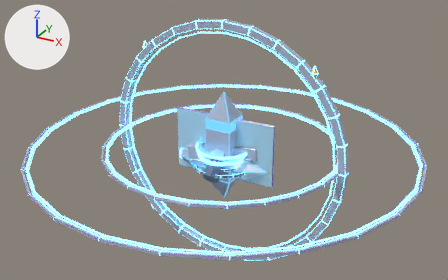
Two versions of the FBX model assets/export/worlds/sky_citadel/sky_citadel_props.fbx, one commit apart.
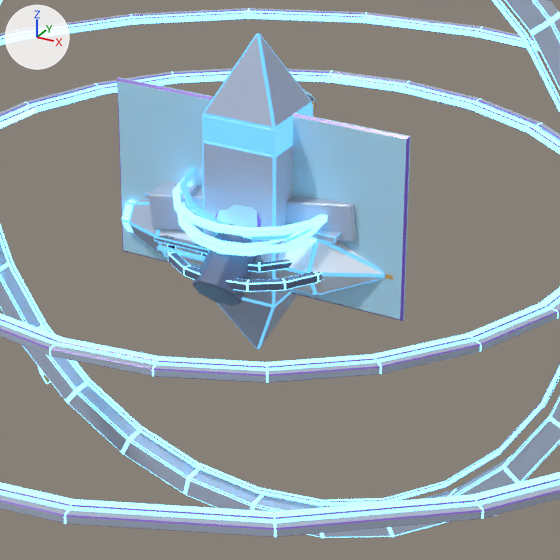
Each version appears first whole from a 50 mm lens placed at (75.1, -136.6, 70.3), pointed at (-0.4, 0.6, 1.7), and next in a close-up on the part from 31% to 73% of the width and 29% to 96% of the height. Arrows for +X, +Y and +Z are at upper left; the lights stay in place. The first two pictures are the older version. Where no turn or scale is listed for an object, it has been applied to the vertices.

Objects in the first close-up: 'fix_forcefield_a', 'prop_beacon_c', 'prop_halo_a', 'prop_halo_c', 'prop_hoop_a', 'prop_keel_ring_a', 'prop_keel_ring_b', 'prop_lintel_a', 'prop_pylon_a', 'prop_skiff_a', 'prop_telescope_a' and 3 more.
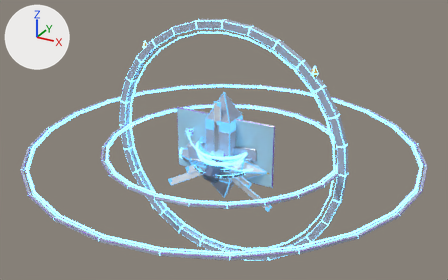
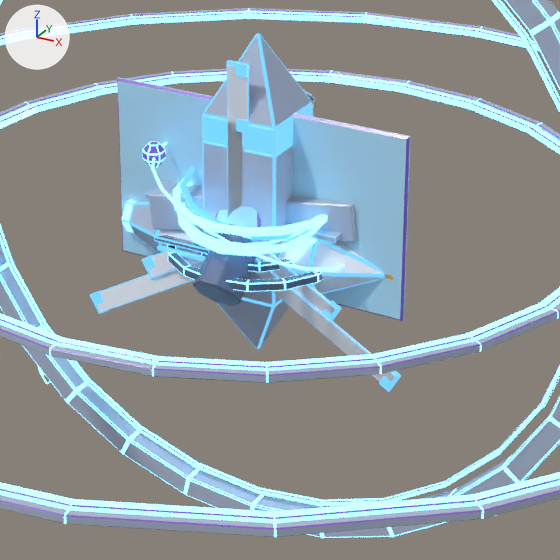
Pixel boxes (x1, y1, x2, y2) of what changed, in the close-ups (560 x 560 px):
'prop_turbine_rotor_a', added: after (90, 60, 401, 392)
    faces in mat_sc_citadelwhite (white #e8ecf4): (98, 66, 396, 381)
    faces in mat_sc_azuredim (blue #4680a8, glowing blue #4680a8): (90, 60, 401, 392)
'prop_turbine_rotor_b', added: after (141, 119, 342, 321)
    faces in mat_sc_citadelwhite (white #e8ecf4): (149, 122, 336, 314)
    faces in mat_sc_azuredim (blue #4680a8, glowing blue #4680a8): (141, 119, 342, 321)
'prop_orrery_ring_b', added: after (142, 141, 344, 271)
    faces in mat_sc_azureneon (blue #78d2ff, glowing blue #78d2ff): (142, 141, 344, 271)
    faces in mat_sc_citadelviolet (purple #8a60d2): (142, 142, 166, 167)

The change, as a list of edits to the scene's bpy script:
```text
Add me_prop_turbine_rotor_b:
    me_prop_turbine_rotor_b.from_pydata(...)  # 1584 vertices, 1598 faces; spans x -10.5..10.5, y -4.0..3.4, z -9.1..9.1
    # faces by material slot: [18, 9, 1571]
    me_prop_turbine_rotor_b.materials.append(mat_sc_citadelwhite)  # white #e8ecf4
    me_prop_turbine_rotor_b.materials.append(mat_sc_sungold)  # orange #ecbe5c
    me_prop_turbine_rotor_b.materials.append(mat_sc_azuredim)  # blue #4680a8, glowing blue #4680a8
Add me_prop_turbine_rotor_a:
    me_prop_turbine_rotor_a.from_pydata(...)  # 1584 vertices, 1598 faces; spans x -16.5..16.5, y -4.0..3.4, z -14.3..14.3
    # faces by material slot: [18, 9, 1571]
    me_prop_turbine_rotor_a.materials.append(mat_sc_citadelwhite)  # white #e8ecf4
    me_prop_turbine_rotor_a.materials.append(mat_sc_sungold)  # orange #ecbe5c
    me_prop_turbine_rotor_a.materials.append(mat_sc_azuredim)  # blue #4680a8, glowing blue #4680a8
Add me_prop_orrery_ring_b:
    me_prop_orrery_ring_b.from_pydata(...)  # 1711 vertices, 1716 faces; spans x -9.9..9.9, y -10.5..10.5, z -4.8..4.9
    # faces by material slot: [1692, 24]
    me_prop_orrery_ring_b.materials.append(mat_sc_azureneon)  # blue #78d2ff, glowing blue #78d2ff
    me_prop_orrery_ring_b.materials.append(mat_sc_citadelviolet)  # purple #8a60d2
Add ob_prop_turbine_rotor_b:
    ob_prop_turbine_rotor_b = bpy.data.objects.new('prop_turbine_rotor_b', me_prop_turbine_rotor_b)
    ob_prop_turbine_rotor_b.location = (0.0, 0.0, 0.0)
Add ob_prop_turbine_rotor_a:
    ob_prop_turbine_rotor_a = bpy.data.objects.new('prop_turbine_rotor_a', me_prop_turbine_rotor_a)
    ob_prop_turbine_rotor_a.location = (0.0, 0.0, 0.0)
Add ob_prop_orrery_ring_b:
    ob_prop_orrery_ring_b = bpy.data.objects.new('prop_orrery_ring_b', me_prop_orrery_ring_b)
    ob_prop_orrery_ring_b.location = (0.0, 0.0, 0.0)
```
